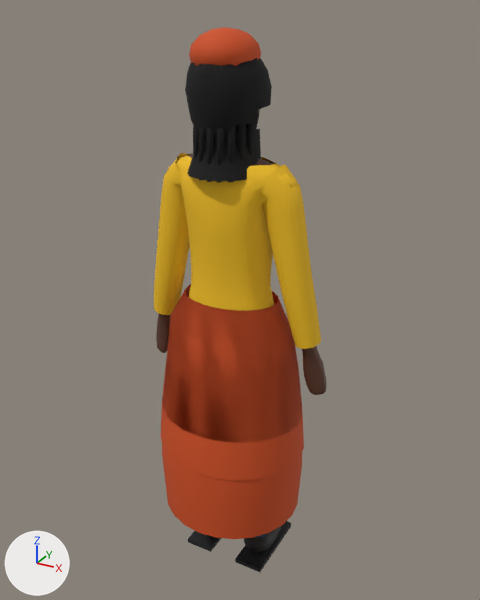
Two versions of the glTF model godot/assets/models/chr_femme.glb, one commit apart.
Camera for both pictures: a 50 mm lens placed at (0.942, -1.655, 1.825), pointed at (0.003, 0.051, 0.971). Every picture has the same lights, and +X, +Y and +Z are marked at lower left. The picture after the commit comes second. Vertices at exactly the same position are counted once.

In view in the first picture: 'chr_afro', 'chr_chignon', 'chr_corps', 'chr_foulard_haut', 'chr_haut', 'chr_haut_long', 'chr_jupe', 'chr_meches', 'chr_pagne_long', 'chr_semelle_D' and 9 more.
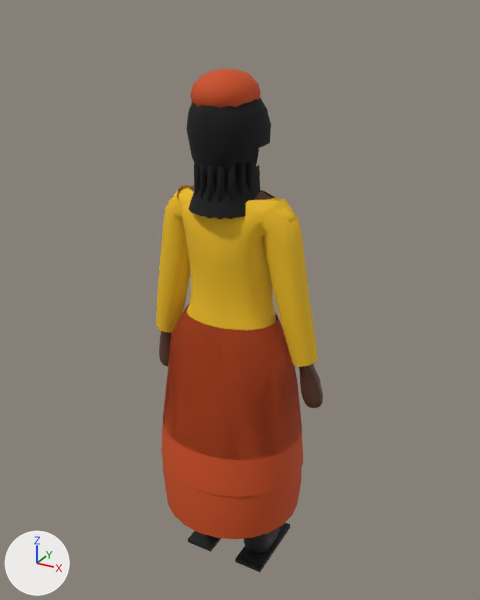
Pixel boxes (x1, y1, x2, y2) of what changed, in the pictures (480 x 600 px; the box of a moved part takes in the faces that stretch with it):
'chr_pagne_long', reshaped (8% shorter)
    before: (162, 285, 303, 539)
    after: (163, 305, 302, 539)
'chr_haut_long', reshaped (7% shorter)
    before: (154, 153, 321, 349)
    after: (156, 185, 318, 367)
'chr_jupe', moved
    before: (161, 301, 304, 480)
    after: (161, 345, 303, 497)
'chr_afro', moved
    before: (185, 58, 272, 138)
    after: (186, 97, 271, 176)
'chr_foulard_haut', moved
    before: (189, 27, 261, 66)
    after: (190, 69, 261, 108)
'chr_meches', moved
    before: (187, 109, 261, 181)
    after: (188, 150, 260, 218)
'chr_corps', reshaped (mostly hidden)
    before: (156, 109, 326, 539)
    after: (159, 148, 323, 408)
'chr_chignon', moved (mostly hidden)
    before: (196, 64, 216, 79)
    after: (197, 105, 217, 120)
'chr_haut', reshaped
    before: (176, 154, 276, 171)
    after: (177, 185, 275, 203)
part 3 of me_chr_corps, moved or reshaped (mostly hidden)
    before: (156, 109, 326, 539)
    after: (159, 186, 323, 408)

Patch to the scene script:
```diff
--- a/godot/assets/models/chr_femme.glb.py
+++ b/godot/assets/models/chr_femme.glb.py
@@ me_chr_afro @@
-me_chr_afro.from_pydata(...)  # 107 vertices, 186 faces; spans x -0.114..0.114, y -0.133..0.123, z 1.503..1.744
+me_chr_afro.from_pydata(...)  # 107 vertices, 186 faces; spans x -0.114..0.114, y -0.133..0.123, z 1.401..1.641
+# me_chr_afro part 1: the whole mesh is moved by (0.0, 0.0, -0.102)
 me_chr_afro.materials.append(mat_chr_cheveux)
@@ me_chr_chignon @@
-me_chr_chignon.from_pydata(...)  # 86 vertices, 168 faces; spans x -0.0523..0.0523, y -0.1332..-0.0383, z 1.6168..1.7118
+me_chr_chignon.from_pydata(...)  # 86 vertices, 168 faces; spans x -0.0523..0.0523, y -0.1332..-0.0383, z 1.5143..1.6093
+# me_chr_chignon part 2: the whole mesh is moved by (0.0, 0.0, -0.1025)
 me_chr_chignon.materials.append(mat_chr_cheveux)
@@ me_chr_corps @@
-me_chr_corps.from_pydata(...)  # 2048 vertices, 4028 faces; spans x -0.32..0.32, y -0.11..0.15, z -0.02..1.71
+me_chr_corps.from_pydata(...)  # 2010 vertices, 3952 faces; spans x -0.31..0.31, y -0.11..0.14, z -0.02..1.61
+# me_chr_corps part 3: 35 vertices moved within x -0.25..0.25, y -0.03..0.14, z -0.01..1.52; 1454 vertices removed from x -0.32..0.32, y -0.11..0.15, z -0.02..1.71; 1364 vertices added at x -0.31..0.31, y -0.11..0.14, z -0.02..1.61
+# other edits to the shape of me_chr_corps do not show in these pictures
 me_chr_corps.materials.append(mat_chr_peau)
@@ me_chr_foulard_haut @@
-me_chr_foulard_haut.from_pydata(...)  # 100 vertices, 196 faces; spans x -0.091..0.091, y -0.128..0.084, z 1.645..1.778
+me_chr_foulard_haut.from_pydata(...)  # 100 vertices, 196 faces; spans x -0.091..0.091, y -0.128..0.084, z 1.543..1.676
+# me_chr_foulard_haut part 4: the whole mesh is moved by (0.0, 0.0, -0.102)
 me_chr_foulard_haut.materials.append(mat_chr_tissu)
@@ me_chr_haut @@
-me_chr_haut.from_pydata(...)  # 548 vertices, 976 faces; spans x -0.239..0.239, y -0.124..0.137, z 0.86..1.43
+me_chr_haut.from_pydata(...)  # 548 vertices, 976 faces; spans x -0.239..0.239, y -0.125..0.137, z 0.796..1.334
+# me_chr_haut part 5: 548 of 548 vertices moved; they spanned x -0.239..0.239, y -0.124..0.137, z 0.86..1.43 and now span x -0.239..0.239, y -0.125..0.137, z 0.796..1.334; mean shift (0.0, 0.0, -0.086)
 me_chr_haut.materials.append(mat_chr_chemise)
@@ me_chr_haut_long @@
-me_chr_haut_long.from_pydata(...)  # 644 vertices, 1168 faces; spans x -0.298..0.298, y -0.126..0.139, z 0.86..1.431
+me_chr_haut_long.from_pydata(...)  # 644 vertices, 1168 faces; spans x -0.291..0.291, y -0.127..0.139, z 0.796..1.335
+# me_chr_haut_long part 6: 644 of 644 vertices moved; they spanned x -0.298..0.298, y -0.126..0.139, z 0.86..1.431 and now span x -0.291..0.291, y -0.127..0.139, z 0.796..1.335; mean shift (0.0, 0.0, -0.083)
 me_chr_haut_long.materials.append(mat_chr_chemise)
@@ me_chr_jupe @@
-me_chr_jupe.from_pydata(...)  # 120 vertices, 192 faces; spans x -0.251..0.251, y -0.226..0.226, z 0.48..1.01
+me_chr_jupe.from_pydata(...)  # 120 vertices, 192 faces; spans x -0.251..0.251, y -0.226..0.226, z 0.416..0.946
+# me_chr_jupe part 7: the whole mesh is moved by (0.0, 0.0, -0.064)
 me_chr_jupe.materials.append(mat_chr_tissu)
@@ me_chr_meches @@
-me_chr_meches.from_pydata(...)  # 127 vertices, 218 faces; spans x -0.106..0.106, y -0.139..0.091, z 1.395..1.724
+me_chr_meches.from_pydata(...)  # 127 vertices, 218 faces; spans x -0.106..0.106, y -0.139..0.091, z 1.293..1.621
+# me_chr_meches part 8: the whole mesh is moved by (0.0, 0.0, -0.102)
 me_chr_meches.materials.append(mat_chr_cheveux)
@@ me_chr_pagne_long @@
-me_chr_pagne_long.from_pydata(...)  # 144 vertices, 240 faces; spans x -0.247..0.247, y -0.23..0.23, z 0.24..1.01
+me_chr_pagne_long.from_pydata(...)  # 144 vertices, 240 faces; spans x -0.247..0.247, y -0.23..0.23, z 0.24..0.946
+# me_chr_pagne_long part 9: all 120 vertices in x -0.247..0.247, y -0.23..0.23, z 0.41..1.01 are moved by (0.0, 0.0, -0.064)
 me_chr_pagne_long.materials.append(mat_chr_tissu)
```
